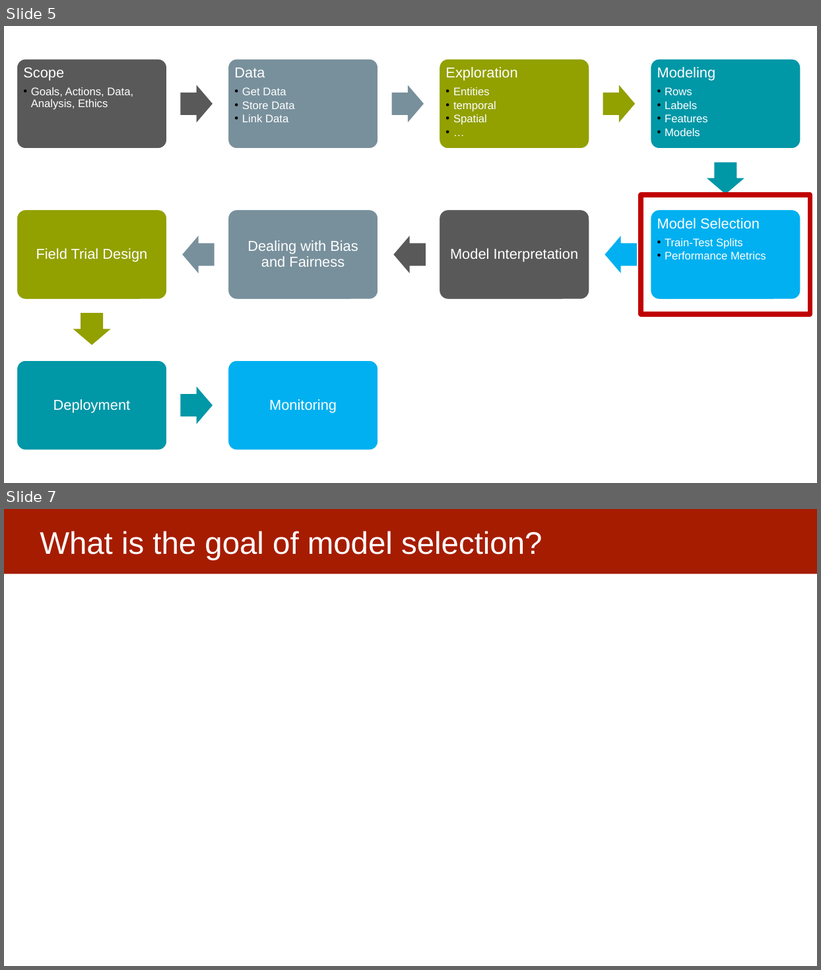
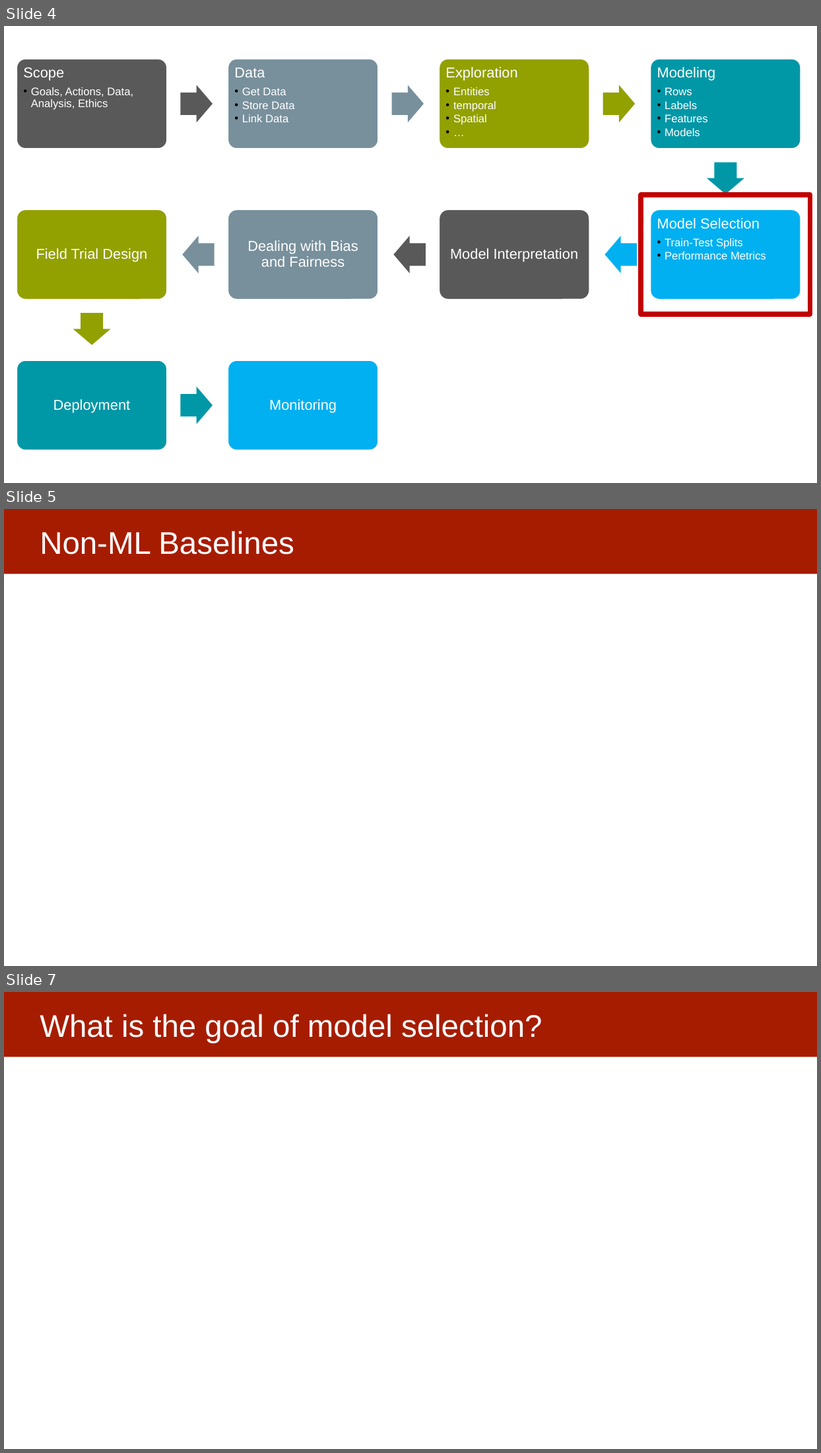
Before and after one commit to dssg/MLinPractice, a slide deck: Lectures/Lecture5-ModelSelection.pptx. Shown one above the other, each under a label of ours: slides 5 and 7 before the commit, slides 4, 5 and 7 after it; the slides between them are not shown. The pictures are 821x970 and 821x1453 pixels, drawn with LibreOffice and Linux fonts; fonts in the diff are those of the drawing. Boxes give left, top, right and bottom in pixels: in the first picture for what was removed or moved away, otherwise in the second. Text is boxed around its words. In the diff, an @@ line names an element or a change of style, - is before the commit and + after.

```diff
--- a/Lectures/Lecture5-ModelSelection.pptx
+++ b/Lectures/Lecture5-ModelSelection.pptx
@@ slide 5 added at (x1=4, y1=509, x2=817, y2=966), background #FFFFFF; not listed: 1 template element that a slide beside it also shows @@
@@ title added at (x1=40, y1=531, x2=294, y2=555), 37 pt, text #FFFFFF @@
+Non-ML Baselines
@@ what was slide 5 is now slide 4 @@
```
Also in this commit, not shown: 2 slides changed, 1 slide removed.
